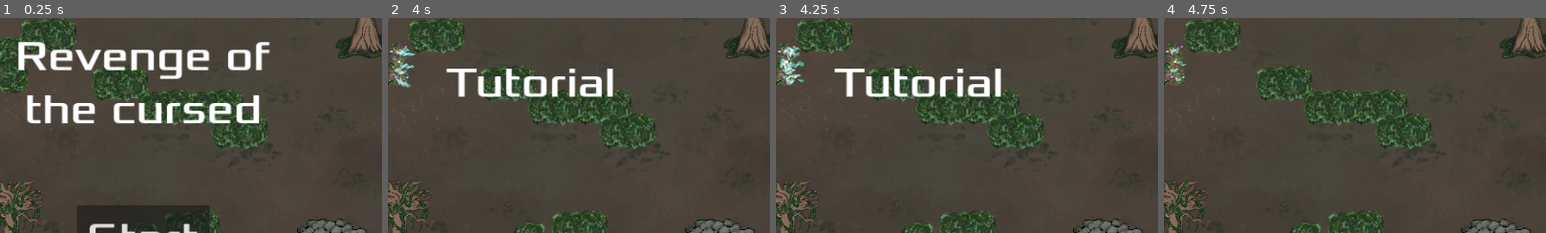
Above: before the commit, frames 1-4 (left to right).
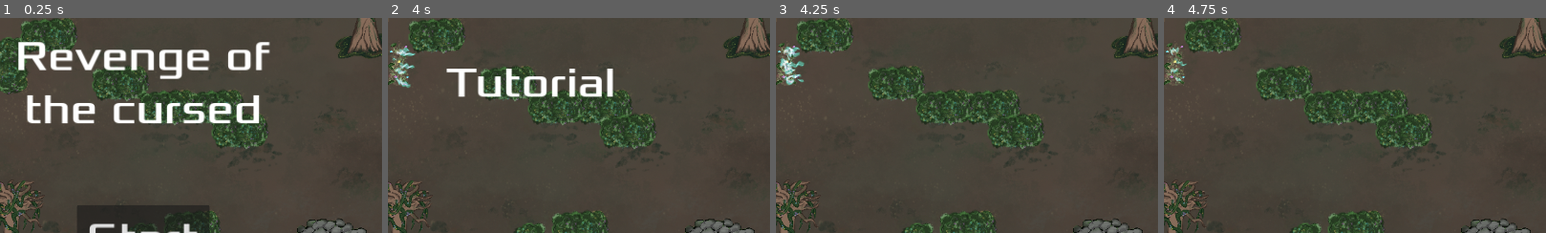
Above: after the commit, the same moments.

Repository: Robb-Fr/orbital-game-jam-6
Game: Godot game, scene res://scenes/main.tscn
The game is run twice, just before and just after one commit, with the same random seed, the same clock (stepped at 60 frames per second) and the same inputs. Sound files missing from this copy of the repository are replaced by a short silence.
Inputs:
- Up to frame 1 (0.25 s): no input
- Up to frame 2 (4 s): click "Start" at 0.5 s; hold D (left_move_right) 1.28-2.03 s; hold S (left_move_down) 2.03-2.78 s; hold D (left_move_right) 2.78-3.53 s; hold W (left_move_up) from 3.53 s (still down)
- Up to frame 3 (4.25 s): keep holding W (left_move_up)
- Up to frame 4 (4.75 s): release W (left_move_up) at 4.28 s; hold S (left_move_down) from 4.28 s (still down)
The pictures show only the part of the screen within x 31-81%, y 35-85%; the shares and areas given below are measured in that part.

Frames 1-2 are identical in both runs. In frame 3, 2.6% of the frame differs, in the area x 15-59%, y 23-37%; in frame 4, nothing differs.

Commit message:
OLALALA C FINI BI1TOT

Diff:
--- a/scenes/hud.tscn
+++ b/scenes/hud.tscn
@@ -51,7 +51,7 @@
 text = "Start"
 
 [node name="MessageTimer" type="Timer" parent="."]
-wait_time = 4.0
+wait_time = 3.5
 one_shot = true
 
 [connection signal="pressed" from="StartButton" to="." method="_on_start_button_pressed"]
--- a/scenes/main.gd
+++ b/scenes/main.gd
@@ -30,7 +30,7 @@
 		is_first_run = false
 		await get_tree().create_timer(1).timeout
 	$HUD.show_message("Get ready")
-	await get_tree().create_timer(2).timeout
+	await get_tree().create_timer(3).timeout
 	$DarkTimer.start()
 	$Hero.start($HeroStartPosition.position)
 	$Wizard.start($WizardStartPosition.position)
